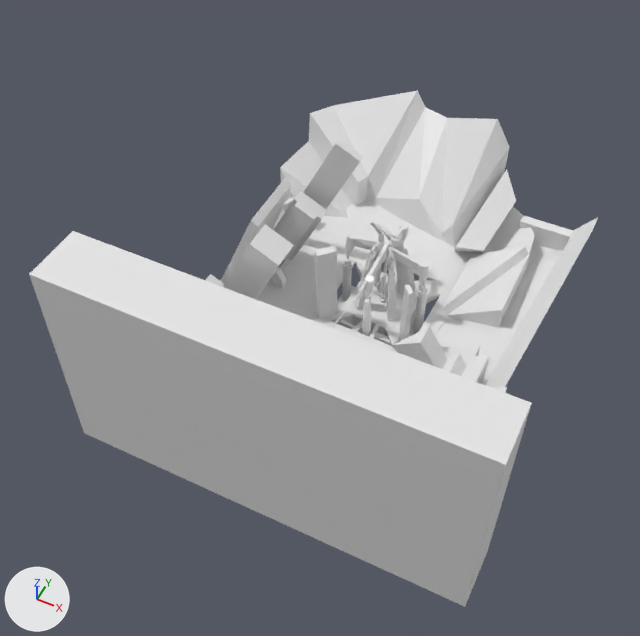
Before and after pictures for a commit that changed the Blender file S/Assets/Levels/S World.blend.
One viewpoint serves both versions: a 50 mm camera at (9156.0, -24326.0, 26110.0) aimed at (-2371.0, -1273.0, -2706.0). Arrows for +X, +Y and +Z are at lower left; the lights stay in place.

In view in the first picture: 'End Level', 'Second Level'.
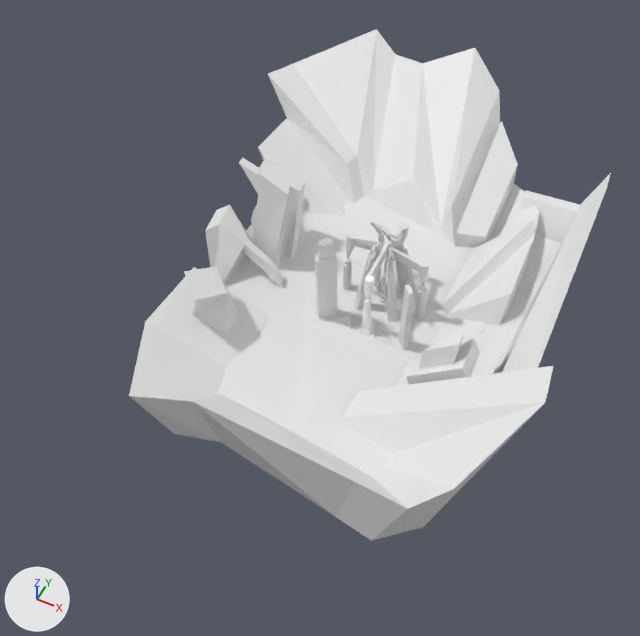
Pixel boxes (x1, y1, x2, y2) of what changed, in the pictures (640 x 636 px):
'End Level', reshaped, modifiers changed (15% narrower): before (29, 90, 598, 607); after (129, 29, 611, 541)
'Second Level', reshaped: before (256, 200, 563, 385); after (217, 196, 562, 476)
part 1 of me_cube, cut back: before (29, 140, 532, 607); after (129, 158, 544, 541)
part 2 of me_welcome_to_my_domain, cut back: before (294, 231, 563, 385); after (217, 232, 560, 476)

Patch to the scene script:
```diff
--- a/S/Assets/Levels/S World.blend.py
+++ b/S/Assets/Levels/S World.blend.py
@@ me_cube @@
 # used by ob_end_level; location = (-59.0, -7500.0, -1669.0); scale = (326.0, 326.0, 326.0)
-me_cube.from_pydata(...)  # 288 vertices, 578 faces; spans x -31.2..23.7, y -4.4..50.2, z -15.2..19.1
+me_cube.from_pydata(...)  # 281 vertices, 549 faces; spans x -21.4..21.9, y -6.9..50.2, z -11.0..14.9
+# me_cube part 1
+# 24 vertices are removed from x -31.2..23.7, y -4.4..3.9, z -15.2..15.5
+# 56 faces are deleted
+# 4 vertices in x -9.2..-5.8, y 27.5..28.6, z 17.5..19.1 move by (-9.5, 0.0, -10.5)
+# 3 vertices in x 7.5..16.6, y 7.6..15.2, z -5.8..0.3 move by (-0.4, 0.0, -0.3)
+# 15 vertices move from x -17.1..9.8, y 7.6..23.5, z 0.6..19.0 to x -18.5..12.4, y 6.1..21.8, z 0.7..13.4
+# 17 vertices are added at x -20.8..17.0, y -6.9..3.9, z -5.1..5.5
+# 27 new faces join them
@@ me_welcome_to_my_domain @@
 # used by ob_second_level; location = (0.0, 0.0, -1644.0); rotation_euler = (1.614, 0.00153, -0.0349), in degrees (92, 0.1, -2)
-me_welcome_to_my_domain.from_pydata(...)  # 1231 vertices, 2474 faces, 1 loose edge; spans x -6306.0..6477.0, y -2717.0..3911.0, z -7000.0..6473.0
+me_welcome_to_my_domain.from_pydata(...)  # 979 vertices, 1922 faces, 4 loose edges; spans x -6306.0..6478.0, y -106.0..4435.0, z -7000.0..8404.0
+# me_welcome_to_my_domain part 2: 65 vertices moved from x -2768.0..2768.0, y -290.0..3808.0, z -2768.0..2768.0 to x -2768.0..2768.0, y -22.0..3518.0, z -2767.0..2768.0; 335 vertices removed from x -6303.0..6477.0, y -2717.0..3808.0, z -6303.0..6473.0; 83 vertices added at x -5644.0..6478.0, y -86.0..4435.0, z -5612.0..8404.0
@@ ob_end_level @@
 ob_end_level.scale = (326.0, 326.0, 326.0)
+_m = ob_end_level.modifiers.new('SimpleDeform', 'SIMPLE_DEFORM')
+_m.deform_axis = 'Z'
+_m.factor = 0.29
+_m.angle = 0.29
+_m = ob_end_level.modifiers.new('SimpleDeform.001', 'SIMPLE_DEFORM')
+_m.deform_method = 'TAPER'
+_m.deform_axis = 'Z'
+_m.factor = 0.551
+_m.angle = 0.551
```
